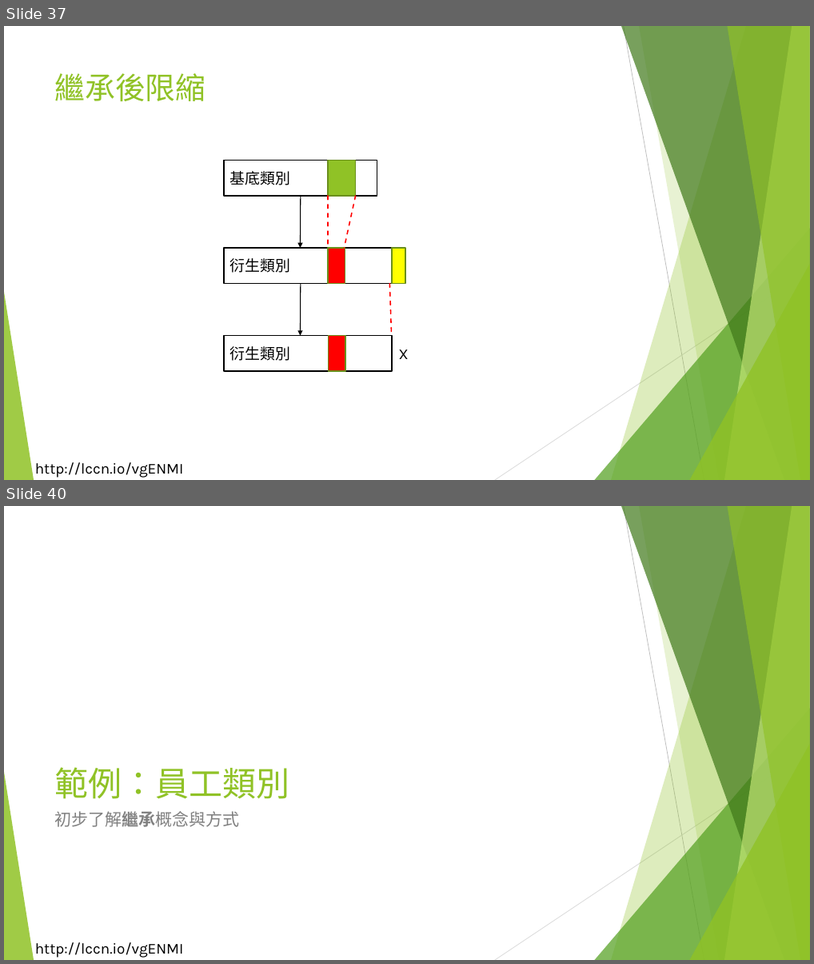
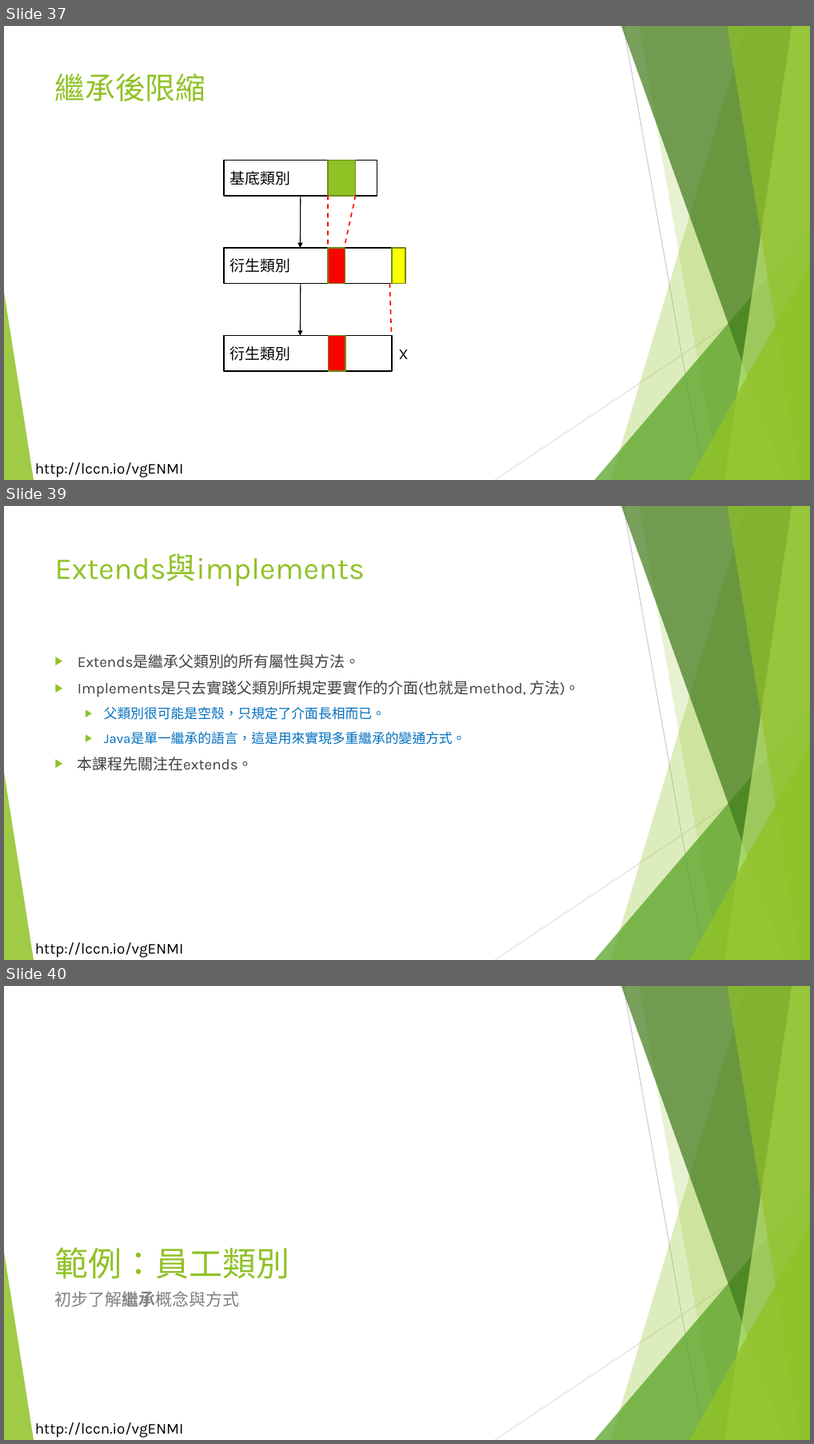
Before and after one commit to liulawsi/My_PPTs, a slide deck: LCC/Java/10_物件導向程式設計.pptx. Shown one above the other, each under a label of ours: slides 37 and 40 before the commit, slides 37, 39 and 40 after it; the slides between them are not shown. The pictures are 814x964 and 814x1444 pixels, drawn with LibreOffice and Linux fonts; fonts in the diff are those of the drawing; background and template pictures are left out. Boxes give left, top, right and bottom in pixels: in the first picture for what was removed or moved away, otherwise in the second. Text is boxed around its words. In the diff, an @@ line names an element or a change of style, - is before the commit and + after.

```diff
--- a/LCC/Java/10_物件導向程式設計.pptx
+++ b/LCC/Java/10_物件導向程式設計.pptx
@@ slide 39 added at (x1=4, y1=506, x2=810, y2=960), background #FFFFFF; not listed: 11 template elements that a slide beside it also shows @@
@@ title added at (x1=55, y1=553, x2=365, y2=586), 36 pt, text #90C226 @@
+Extends與implements
@@ text added at (x1=78, y1=654, x2=580, y2=771), 18 pt, text #404040 @@
+▶ Extends是繼承父類別的所有屬性與方法。
+▶ Implements是只去實踐父類別所規定要實作的介面(也就是method, 方法)。
+  ▶ 父類別很可能是空殼，只規定了介面長相而已。
+  ▶ Java是單一繼承的語言，這是用來實現多重繼承的變通方式。
+▶ 本課程先關注在extends。
```
Also in this commit, not shown: 11 slides changed.
